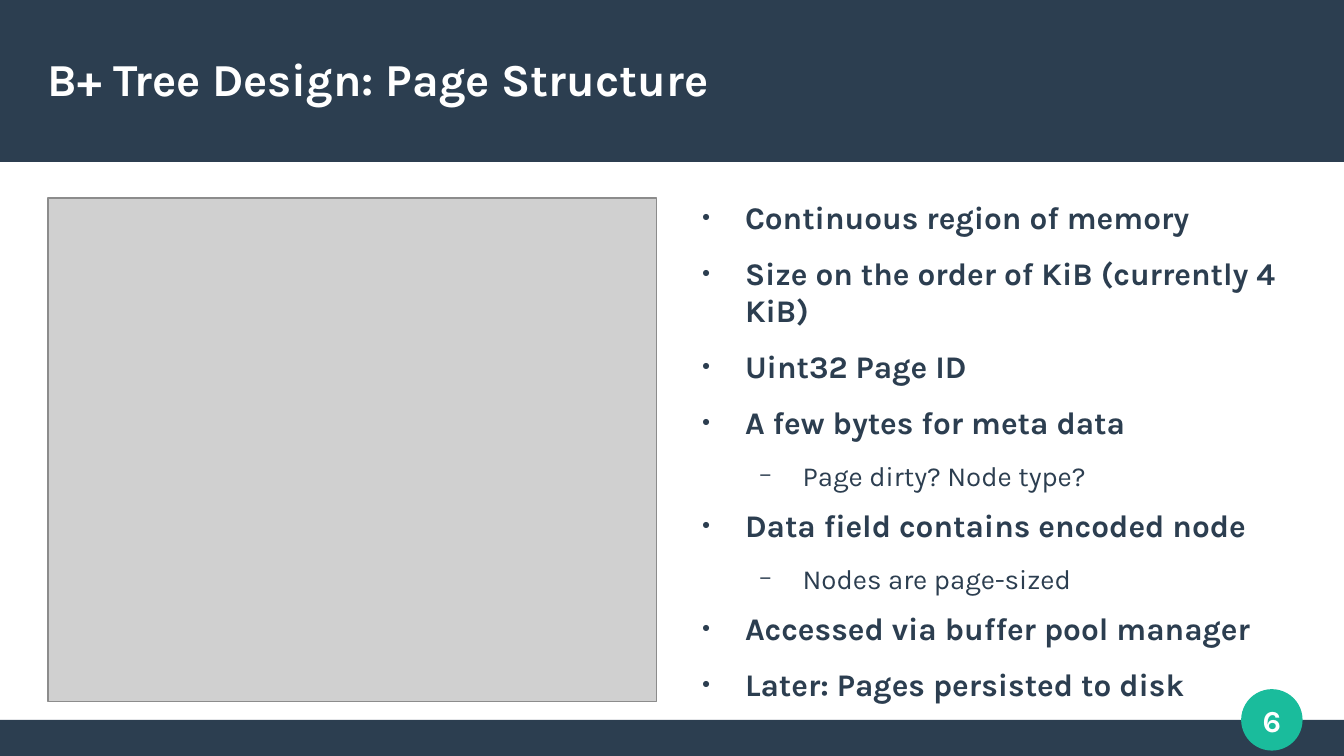
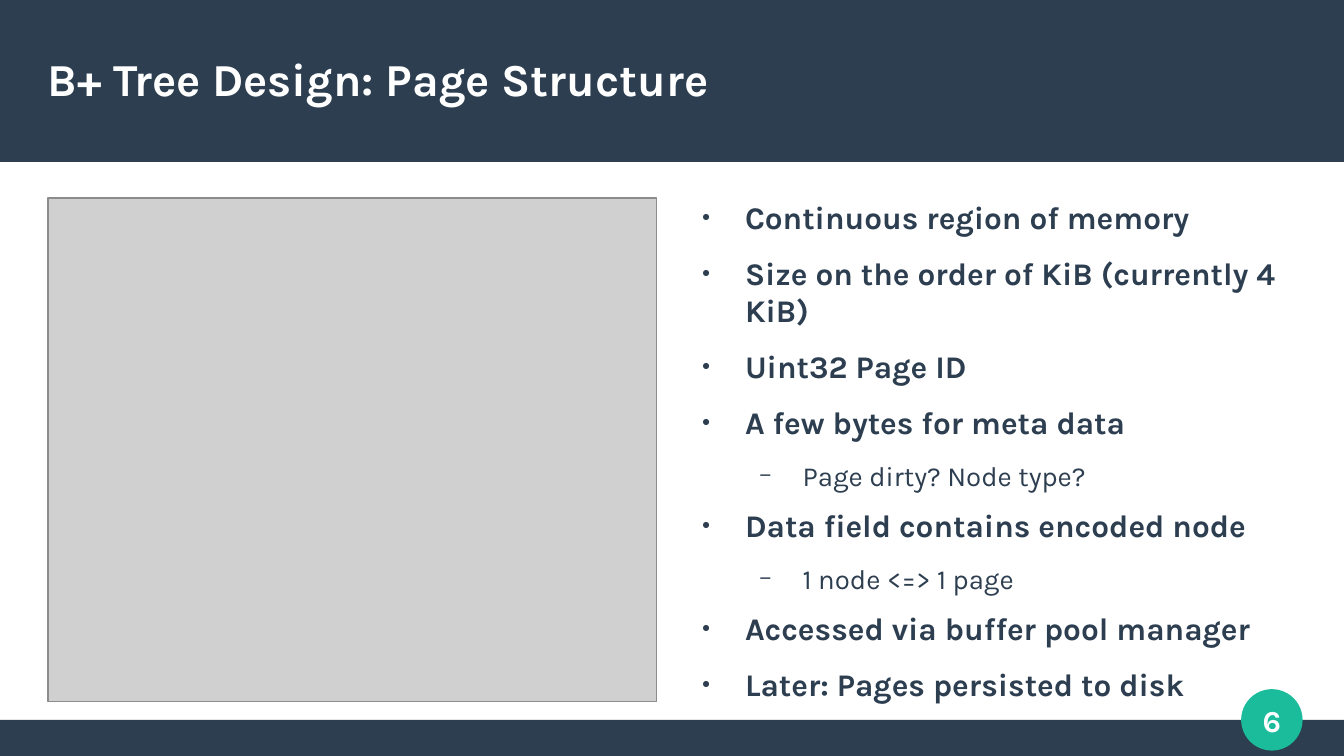
Before and after one commit to tobiasfamos/KVStore, a slide deck: slide 6 of presentation/presentation.odp. Drawn at 1344x756 pixels with LibreOffice and Linux fonts; fonts in the diff are those of the drawing; grey boxes stand for pictures. Boxes give left, top, right and bottom in pixels: in the first picture for what was removed or moved away, otherwise in the second. Text is boxed around its words. In the diff, an @@ line names an element or a change of style, - is before the commit and + after.

```diff
--- a/presentation/presentation.odp
+++ b/presentation/presentation.odp
@@ text at (803, 570, 1014, 596): text changed @@
-  − Nodes are page-sized
+  − 1 node <=> 1 page
```
Also in this commit, not shown: 4 other slides changed, 5 slides added, 2 slides removed, 3 other files.
